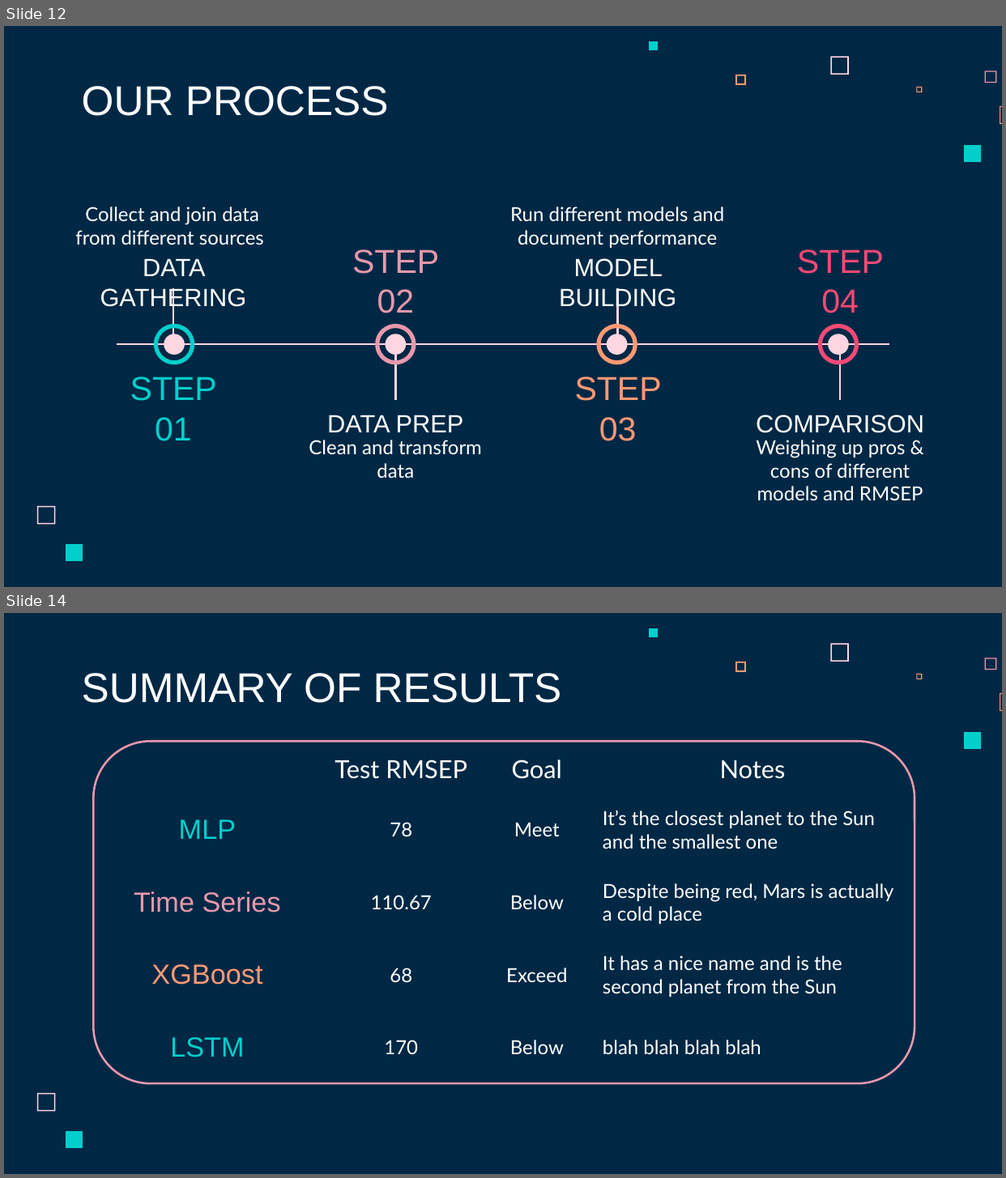
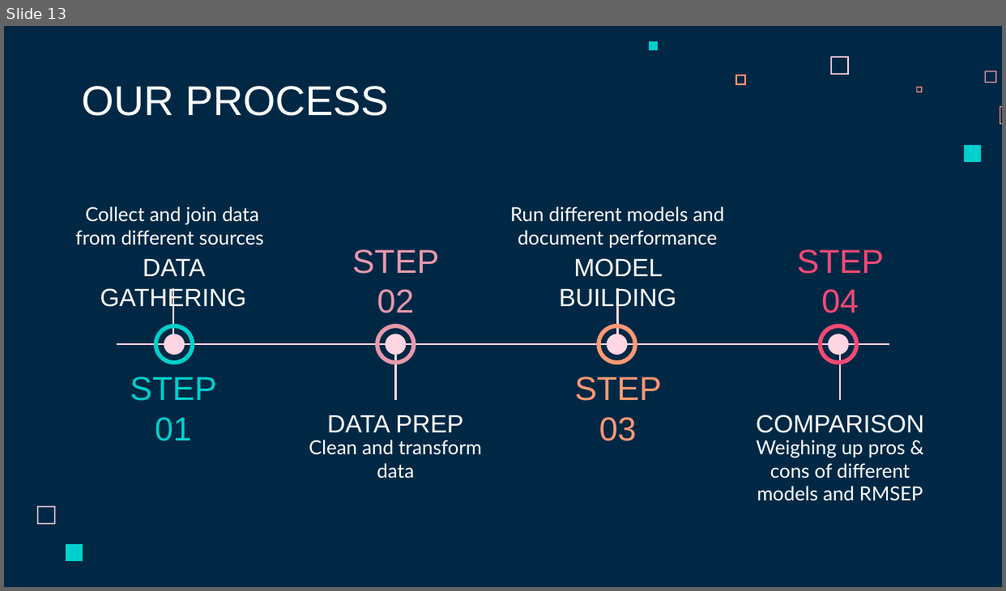
Before and after one commit to Jimbobaus/project, a slide deck: Presentation/draft_slides.pptx. Shown one above the other, each under a label of ours: slides 12 and 14 before the commit, slide 13 after it; the slides between them are not shown. The pictures are 1006x1178 and 1006x591 pixels, drawn with LibreOffice and Linux fonts; fonts in the diff are those of the drawing. Boxes give left, top, right and bottom in pixels: in the first picture for what was removed or moved away, otherwise in the second. Text is boxed around its words. In the diff, an @@ line names an element or a change of style, - is before the commit and + after.

```diff
--- a/Presentation/draft_slides.pptx
+++ b/Presentation/draft_slides.pptx
@@ slide 14 removed at (x1=4, y1=613, x2=1002, y2=1174), background #002845; not listed: 9 template elements that a slide beside it also shows @@
@@ title removed at (x1=82, y1=673, x2=562, y2=703) @@
-SUMMARY OF RESULTS
@@ table removed at (x1=94, y1=721, x2=912, y2=1084), 5 rows, 4 columns @@
- | Test RMSEP | Goal | Notes
-MLP | 78 | Meet | It’s the closest planet to the Sun and the smallest one
-Time Series | 110.67 | Below | Despite being red, Mars is actually a cold place
-XGBoost | 68 | Exceed | It has a nice name and is the second planet from the Sun
-LSTM | 170 | Below | blah blah blah blah
@@ rounded rectangle removed at (x1=94, y1=742, x2=915, y2=1084) @@
@@ what was slide 12 is now slide 13 @@
```
Also in this commit, not shown: 11 slides changed, 12 slides added, 6 other slides removed.
